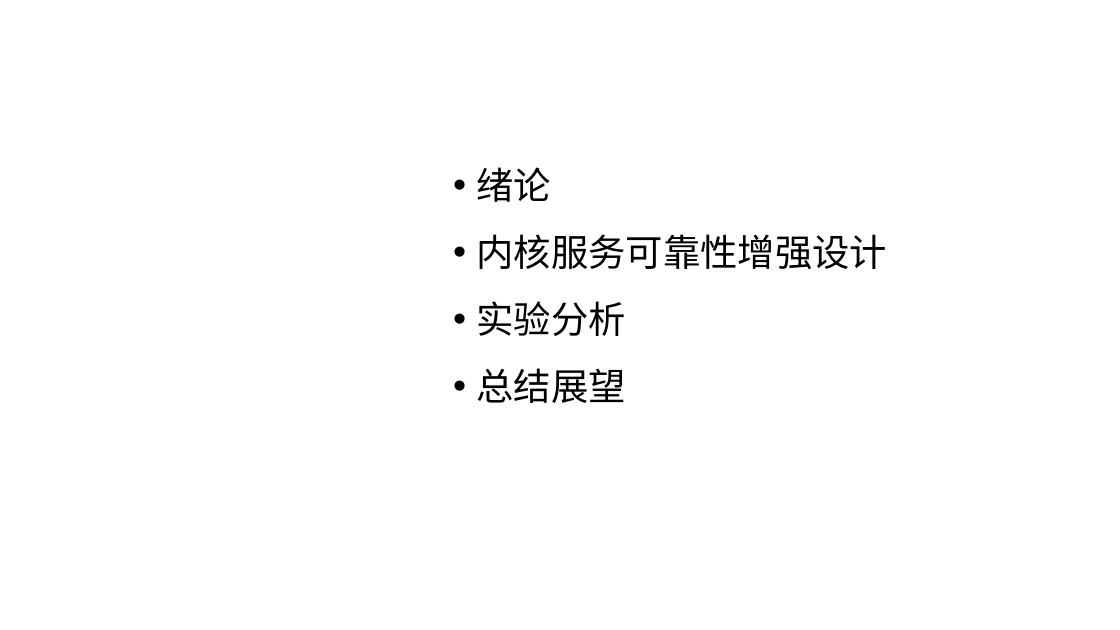
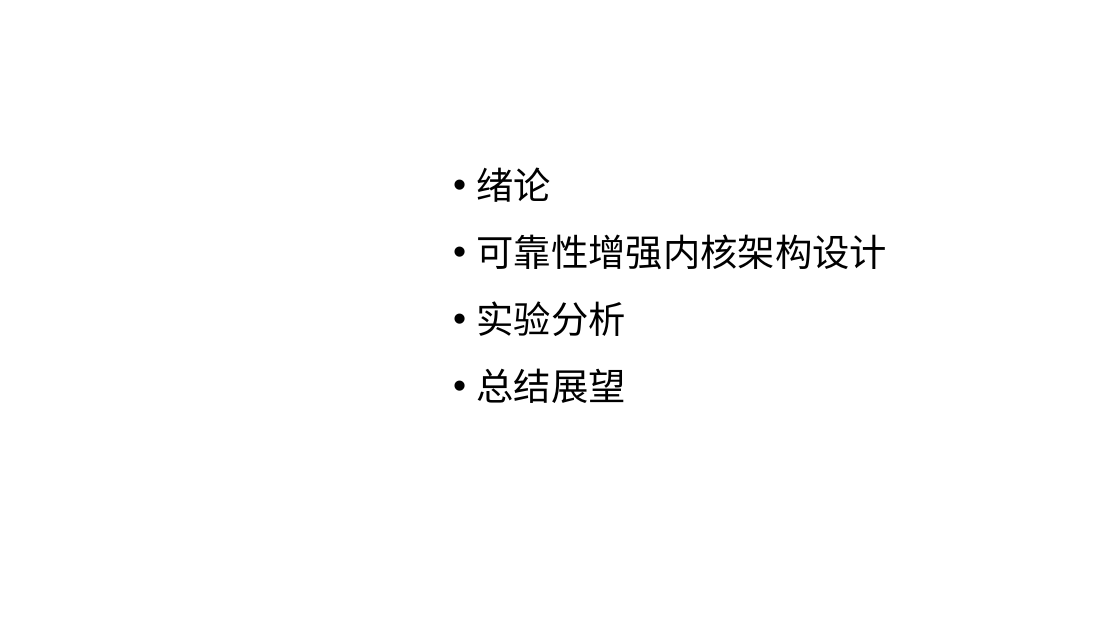
Before and after one commit to flying-rind/mini-Rust-os, a slide deck: slide 2 of tutorial/一种基于Rust语言的操作系统内核服务可靠性增强设计与实现.pptx. Drawn at 1120x630 pixels with LibreOffice and Linux fonts; fonts in the diff are those of the drawing; background and template pictures are left out. Boxes give left, top, right and bottom in pixels: in the first picture for what was removed or moved away, otherwise in the second. Text is boxed around its words. In the diff, an @@ line names an element or a change of style, - is before the commit and + after.

```diff
--- a/tutorial/一种基于Rust语言的操作系统内核服务可靠性增强设计与实现.pptx
+++ b/tutorial/一种基于Rust语言的操作系统内核服务可靠性增强设计与实现.pptx
@@ text at (476, 234, 887, 269): text changed @@
-• 内核服务可靠性增强设计
+• 可靠性增强内核架构设计
```
Also in this commit, not shown: 18 other slides changed, 4 slides added, 11 slides removed, 1 other file.
